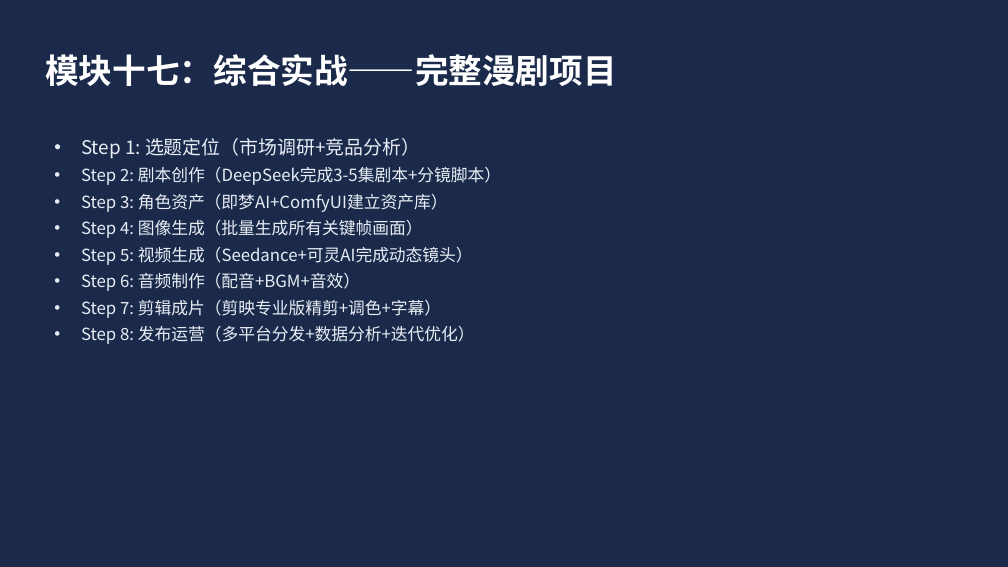
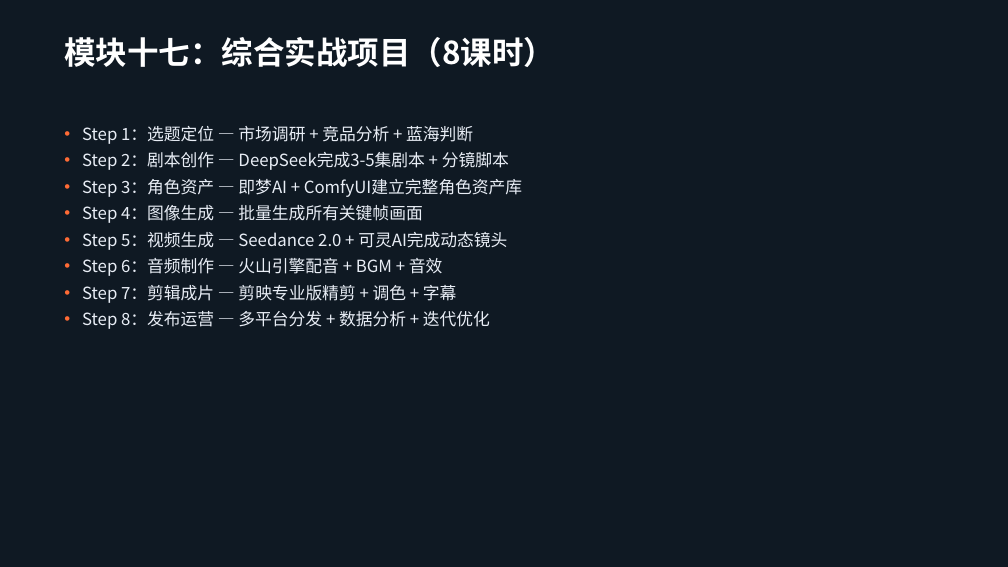
Before and after one commit to lichangjiang932-ship-it/ai-video-class, a slide deck: slide 37 of AI漫剧制作课程/AI漫剧制作全流程课程-2026版.pptx (slide 19 before the commit). Drawn at 1008x567 pixels with LibreOffice and Linux fonts; fonts in the diff are those of the drawing. Boxes give left, top, right and bottom in pixels: in the first picture for what was removed or moved away, otherwise in the second. Text is boxed around its words. In the diff, an @@ line names an element or a change of style, - is before the commit and + after.

Commit message:
升级PPT至42页精美版：深色主题+模块分节页+双栏布局+数据表格

```diff
--- a/AI漫剧制作课程/AI漫剧制作全流程课程-2026版.pptx
+++ b/AI漫剧制作课程/AI漫剧制作全流程课程-2026版.pptx
@@ background #1B2A4A to #0F1923 @@
@@ rectangle added at [0, 0, 1008, 7], fill #FF6B35 @@
@@ rectangle added at [0, 7, 1008, 98], fill #1A2A3A @@
@@ text at [64, 37, 555, 67]: text changed; size 32 to 30 pt @@
-模块十七：综合实战——完整漫剧项目
+模块十七：综合实战项目（8课时）
@@ rectangle: place and size @@
-rectangle at [38, 117, 187, 121]
+rectangle at [57, 102, 222, 102]
@@ rectangle at [57, 102, 222, 102]: fill #FF6B35 to none; outline none to #FF6B35 3.94 pt @@
@@ text at [82, 126, 522, 329]: text changed @@
-• Step 1: 选题定位（市场调研+竞品分析）
-• Step 2: 剧本创作（DeepSeek完成3-5集剧本+分镜脚本）
-• Step 3: 角色资产（即梦AI+ComfyUI建立资产库）
-• Step 4: 图像生成（批量生成所有关键帧画面）
-• Step 5: 视频生成（Seedance+可灵AI完成动态镜头）
-• Step 6: 音频制作（配音+BGM+音效）
-• Step 7: 剪辑成片（剪映专业版精剪+调色+字幕）
-• Step 8: 发布运营（多平台分发+数据分析+迭代优化）
+• Step 1：选题定位 — 市场调研 + 竞品分析 + 蓝海判断
+• Step 2：剧本创作 — DeepSeek完成3-5集剧本 + 分镜脚本
+• Step 3：角色资产 — 即梦AI + ComfyUI建立完整角色资产库
+• Step 4：图像生成 — 批量生成所有关键帧画面
+• Step 5：视频生成 — Seedance 2.0 + 可灵AI完成动态镜头
+• Step 6：音频制作 — 火山引擎配音 + BGM + 音效
+• Step 7：剪辑成片 — 剪映专业版精剪 + 调色 + 字幕
+• Step 8：发布运营 — 多平台分发 + 数据分析 + 迭代优化
@@ rectangle added at [0, 551, 1008, 567], fill #1A2A3A @@
```
Also in this commit, not shown: 20 other slides changed, 21 slides added, 2 slides removed, 1 other file.
